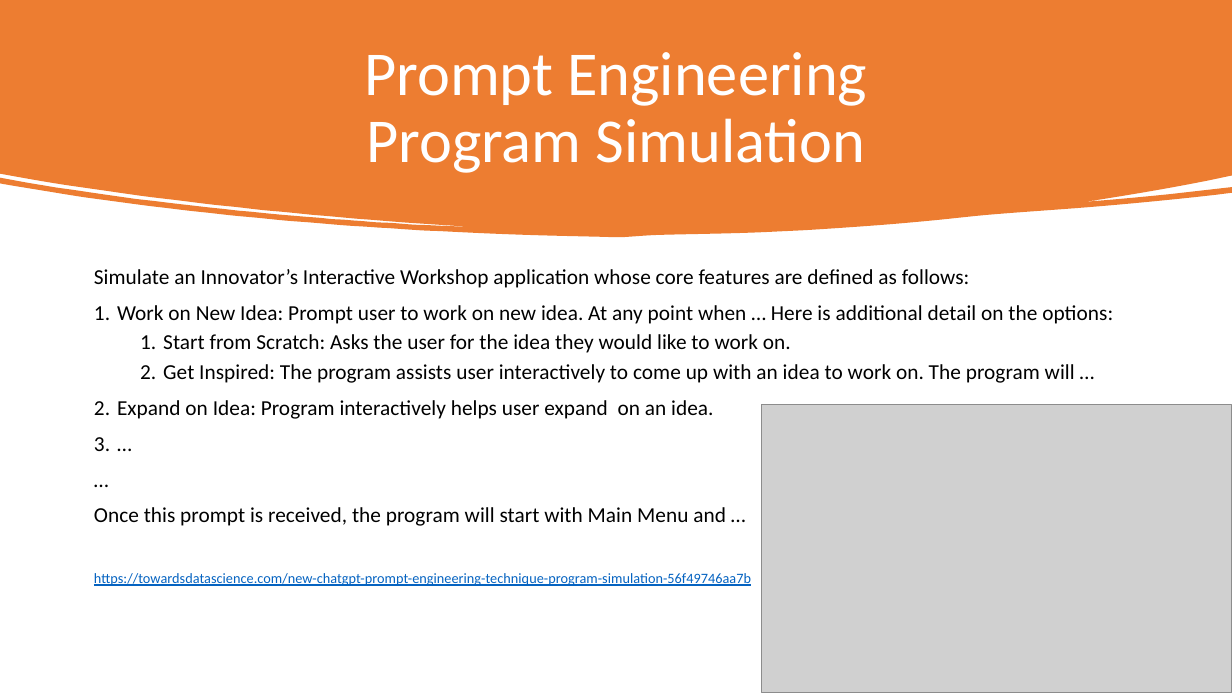
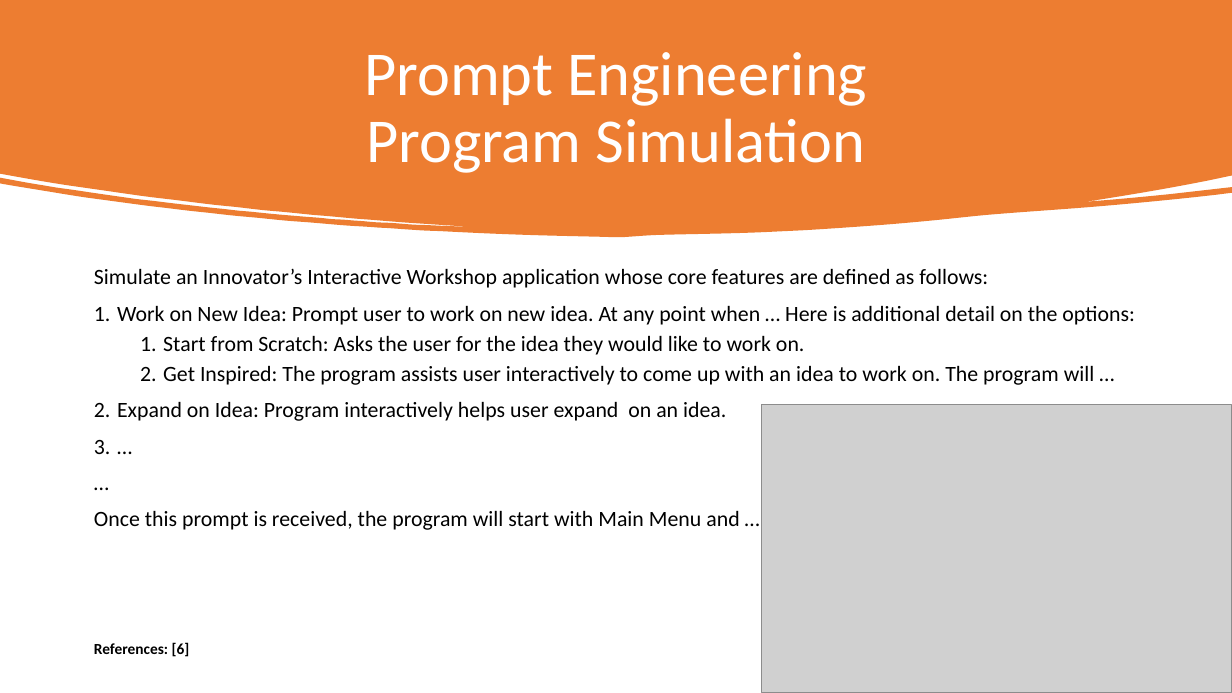
Before and after one commit to zhaw-iwi/singlestateconversation, a slide deck: slide 18 of docs/sources/LMs.pptx. Drawn at 1232x693 pixels with LibreOffice and Linux fonts; fonts in the diff are those of the drawing; grey boxes stand for pictures. Boxes give left, top, right and bottom in pixels: in the first picture for what was removed or moved away, otherwise in the second. Text is boxed around its words. In the diff, an @@ line names an element or a change of style, - is before the commit and + after.

```diff
--- a/docs/sources/LMs.pptx
+++ b/docs/sources/LMs.pptx
@@ text at (94, 268, 1134, 530): size 16.6 to 17 pt @@
@@ text at (94, 642, 190, 657): text changed; size 11.1 to 12 pt; text colour #0563C1 to #000000; bold on @@
-https://towardsdatascience.com/new-chatgpt-prompt-engineering-technique-program-simulation-56f49746aa7b
+References: [6]
```
Also in this commit, not shown: 6 other slides changed, 1 slide added, 1 slide removed, 1 other file.
